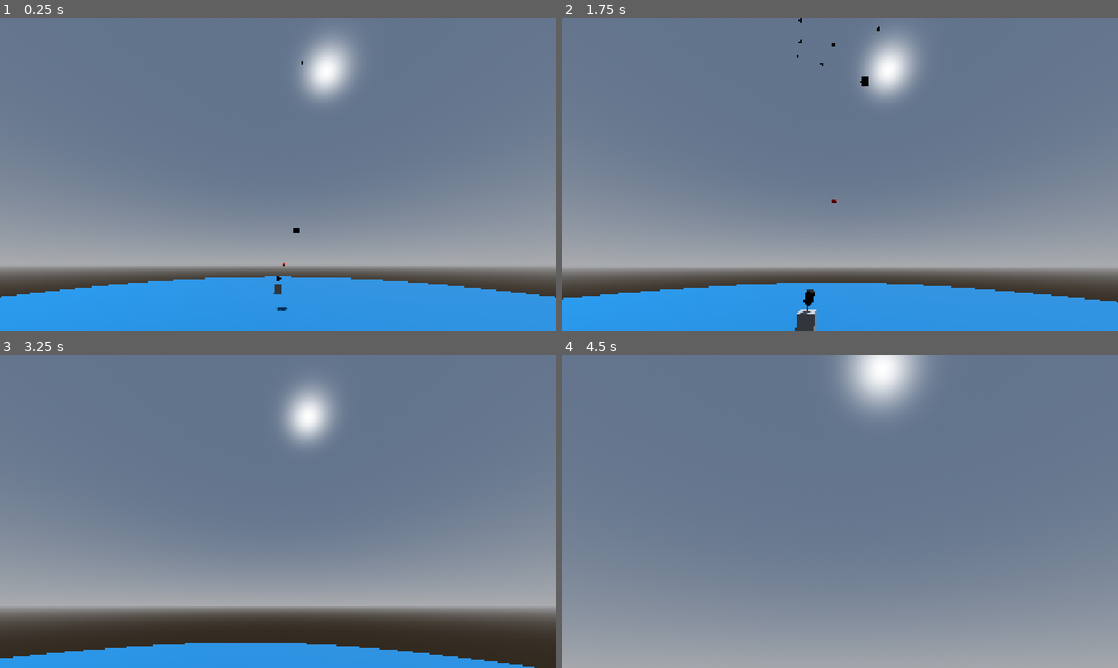
Above: before the commit, frames 1-4 (two rows, left to right).
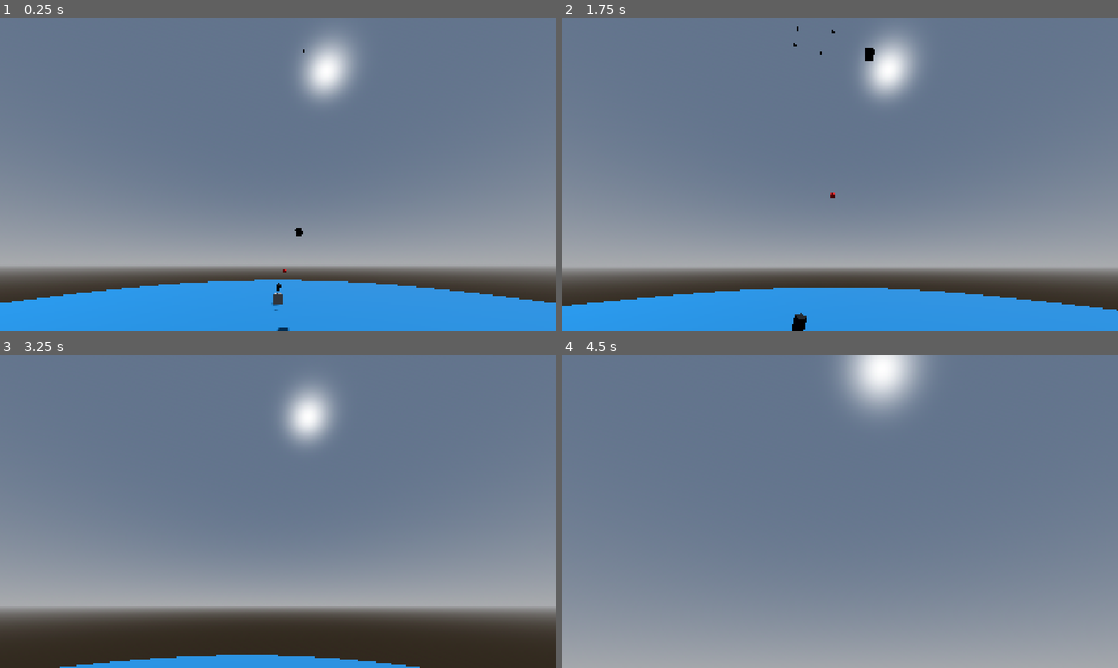
Above: after the commit, the same moments.

Repository: BilgiPasa/3d-gun-turret
Game: Godot game, scene res://Scenes/main_scene.tscn
The game is run twice, just before and just after one commit, with the same random seed, the same clock (stepped at 60 frames per second) and the same inputs.
Inputs (mouse positions are in pixels of both pictures, inside the frame that each line leads up to):
- Up to frame 1 (0.25 s): no input
- Up to frame 2 (1.75 s): move the mouse to (867, 174) at 0.52 s; hold C (camera_zoom) 0.53-1.28 s; hold W (move_forward) from 0.53 s (still down); tap Enter at 1.25 s; move the mouse to (812, 174) at 1.27 s; tap C (camera_zoom) at 1.35 s
- Up to frame 3 (3.25 s): keep holding W (move_forward); move the mouse to (289, 505) at 2.02 s; hold C (camera_zoom) 2.03-2.78 s; tap Space (move_up) at 2.75 s; move the mouse to (272, 517) at 2.77 s; tap C (camera_zoom) at 2.85 s
- Up to frame 4 (4.5 s): keep holding W (move_forward); move the mouse to (878, 514) at 3.52 s; hold C (camera_zoom) 3.53-4.28 s; tap Enter at 4.25 s; move the mouse to (795, 508) at 4.27 s; tap C (camera_zoom) at 4.35 s

The runs differ from the first frame. In frame 1, 1.6% of the frame differs, in the area x 0-100%, y 10-100%; in frame 2, 2.4%; in frame 3, 3.7%, in the area x 0-97%, y 92-100%; in frame 4, nothing differs.

Commit message:
Add repository photo, Update main scene, Update to version 1.0.2

Diff:
--- a/Scenes/main_scene.tscn
+++ b/Scenes/main_scene.tscn
@@ -46,7 +46,7 @@
 shadow_enabled = true
 
 [node name="SpectatorAndCamera" parent="." unique_id=610738604 instance=ExtResource("3_iacmt")]
-transform = Transform3D(1, 0, 0, 0, 1, 0, 0, 0, 1, 0, 5, 40)
+transform = Transform3D(1, 0, 0, 0, 1, 0, 0, 0, 1, 0, 6, 36)
 
 [node name="GunTurret" parent="." unique_id=1923260398 instance=ExtResource("2_iacmt")]
 transform = Transform3D(1, 0, 0, 0, 1, 0, 0, 0, 1, 0, 0.75, 0)
--- a/project.godot
+++ b/project.godot
@@ -11,10 +11,10 @@
 [application]
 
 config/name="3d-gun-turret"
-config/version="1.0.1"
+config/version="1.0.2"
 run/main_scene="uid://5skw733cpprs"
 config/features=PackedStringArray("4.7", "Forward Plus")
-config/icon="res://icon.svg"
+config/icon="uid://l6ja7fh231ib"
 
 [display]
 
Not shown, added: export_presets.cfg
Binary file added: repository-photo.png
Not shown, added: repository-photo.png.import
